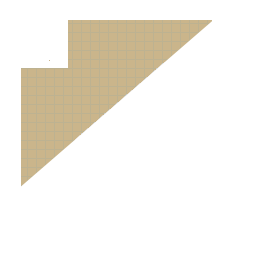
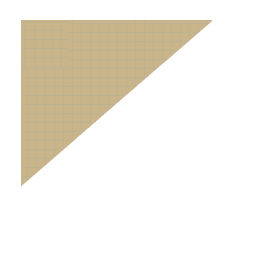
Before/after of a 256 x 256 layered artwork. What changed in the layer stack:
added layer "Layer 6" above "Layer 4" over (21, 20, 68, 68)
